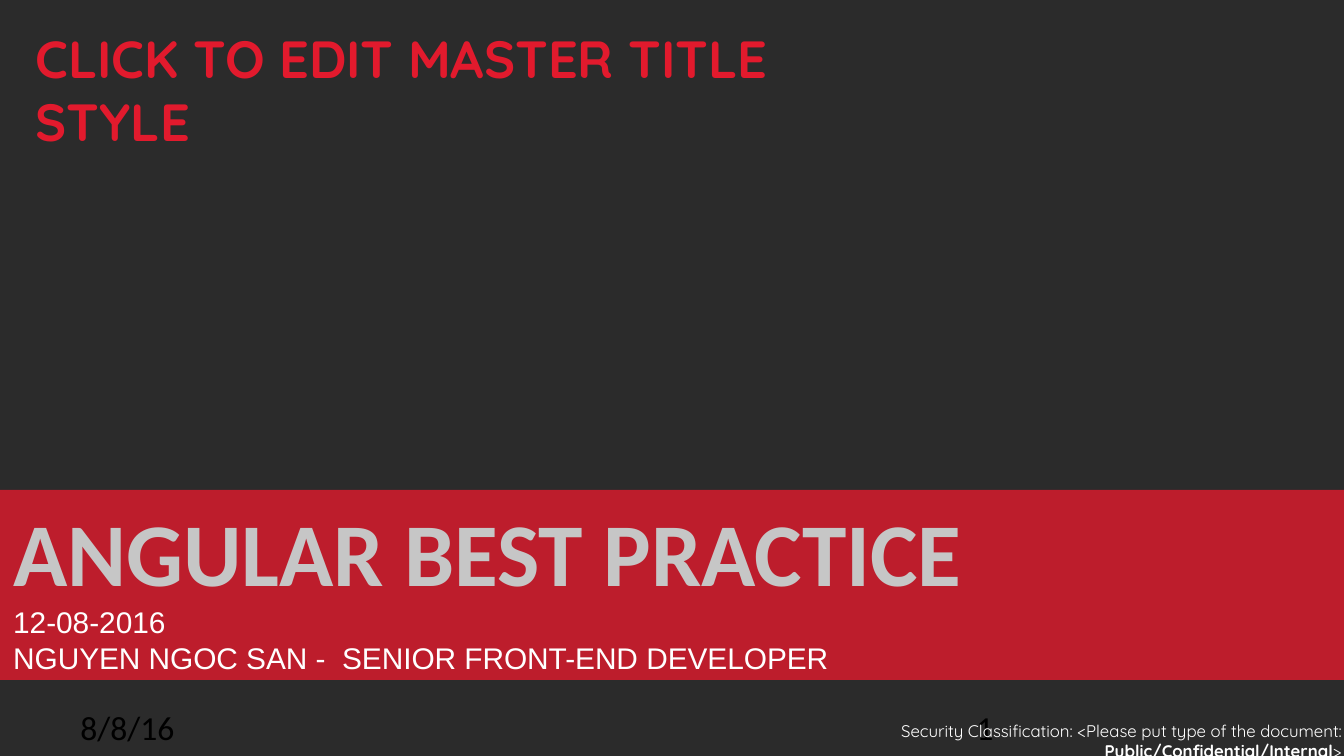
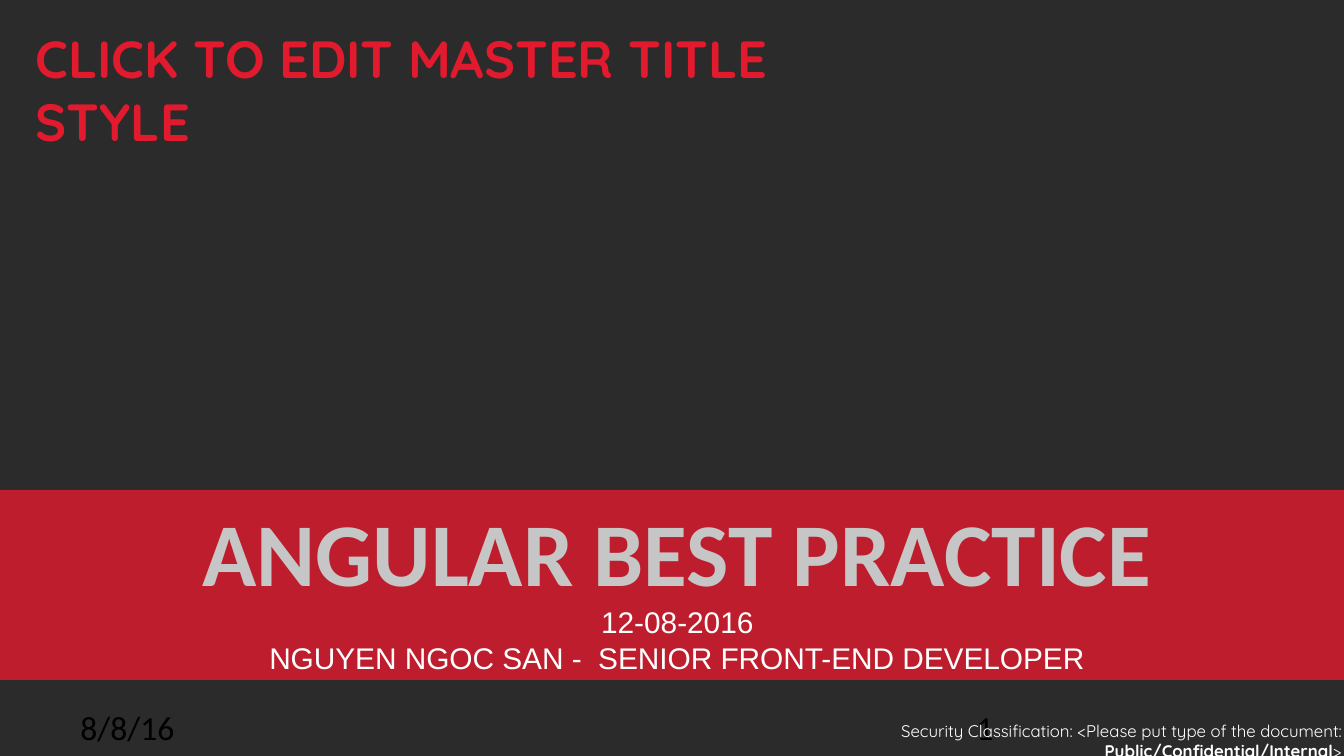
Before and after one commit to nnsan/angular_best_practice, a slide deck: slide 1 of Angular best practice.pptx. Drawn at 1344x756 pixels with LibreOffice and Linux fonts; fonts in the diff are those of the drawing; background and template pictures are left out; a plain dark background stands for a picture behind light text. Boxes give left, top, right and bottom in pixels: in the first picture for what was removed or moved away, otherwise in the second. Text is boxed around its words. In the diff, an @@ line names an element or a change of style, - is before the commit and + after.

Commit message:
Style presentation file

```diff
--- a/Angular best practice.pptx
+++ b/Angular best practice.pptx
@@ text "ANGULAR BEST PRACTICE" at (203, 527, 1151, 670): alignment left to centre @@
```
Also in this commit, not shown: 7 other slides changed.
